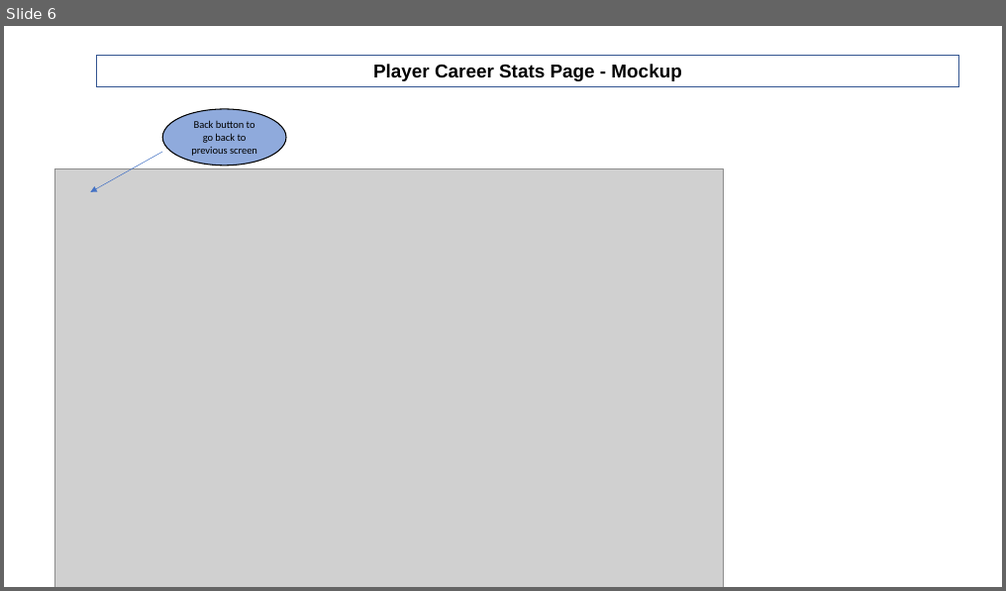
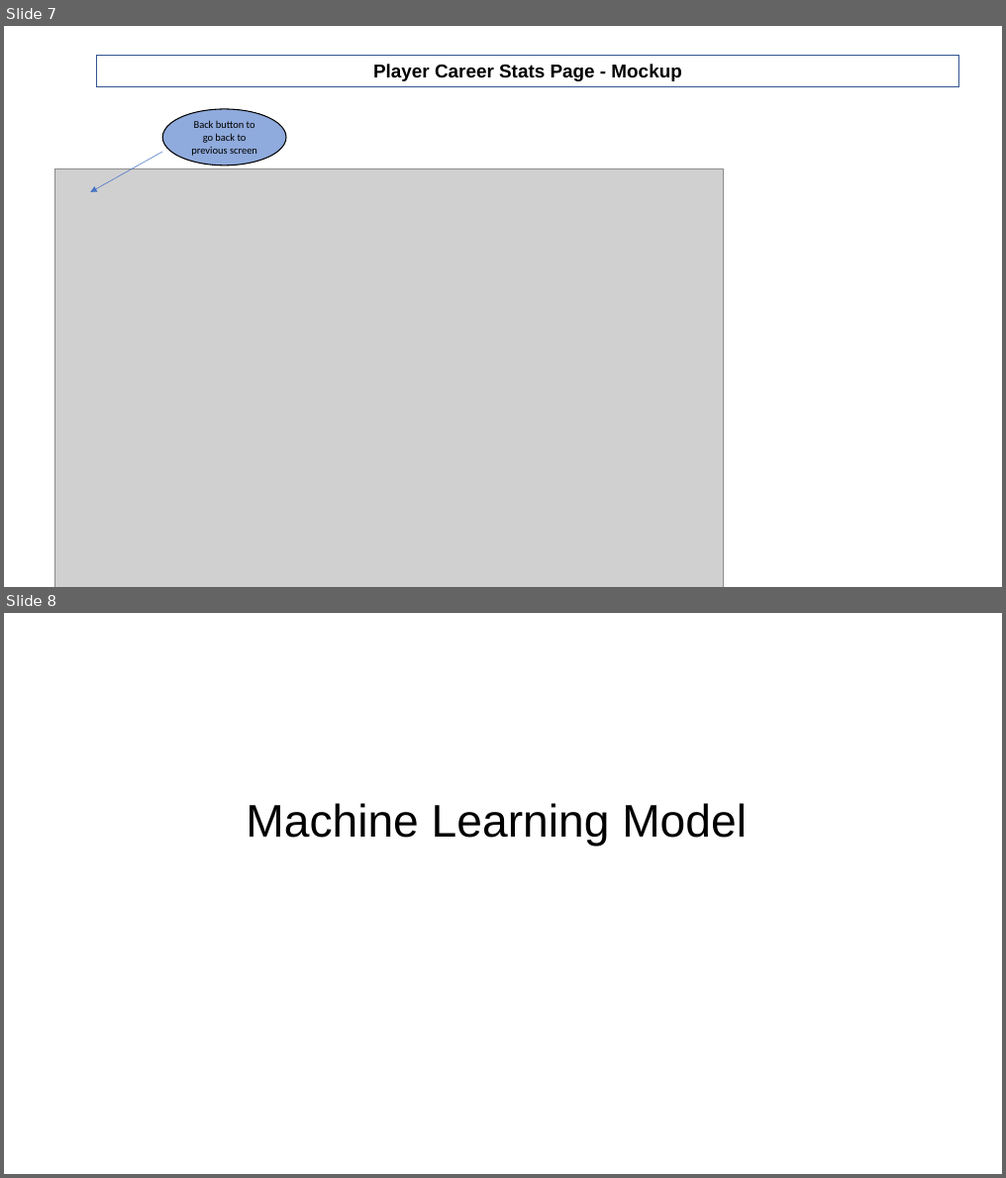
Before and after one commit to asitkumar26/nba-player-analytics, a slide deck: Presentation/NBA Player Analytics- Week 2 Deliverables.pptx. Shown one above the other, each under a label of ours: slide 6 before the commit, slides 7 and 8 after it. The pictures are 1006x591 and 1006x1178 pixels, drawn with LibreOffice and Linux fonts; fonts in the diff are those of the drawing; grey boxes stand for pictures. Boxes give left, top, right and bottom in pixels: in the first picture for what was removed or moved away, otherwise in the second. Text is boxed around its words. In the diff, an @@ line names an element or a change of style, - is before the commit and + after.

```diff
--- a/Presentation/NBA Player Analytics- Week 2 Deliverables.pptx
+++ b/Presentation/NBA Player Analytics- Week 2 Deliverables.pptx
@@ slide 8 added at bbox=[4, 613, 1002, 1174], background #FFFFFF @@
@@ title added at bbox=[246, 803, 746, 847], 44 pt, text #000000 @@
+Machine Learning Model
@@ what was slide 6 is now slide 7 @@
```
Also in this commit, not shown: 3 other slides added.
